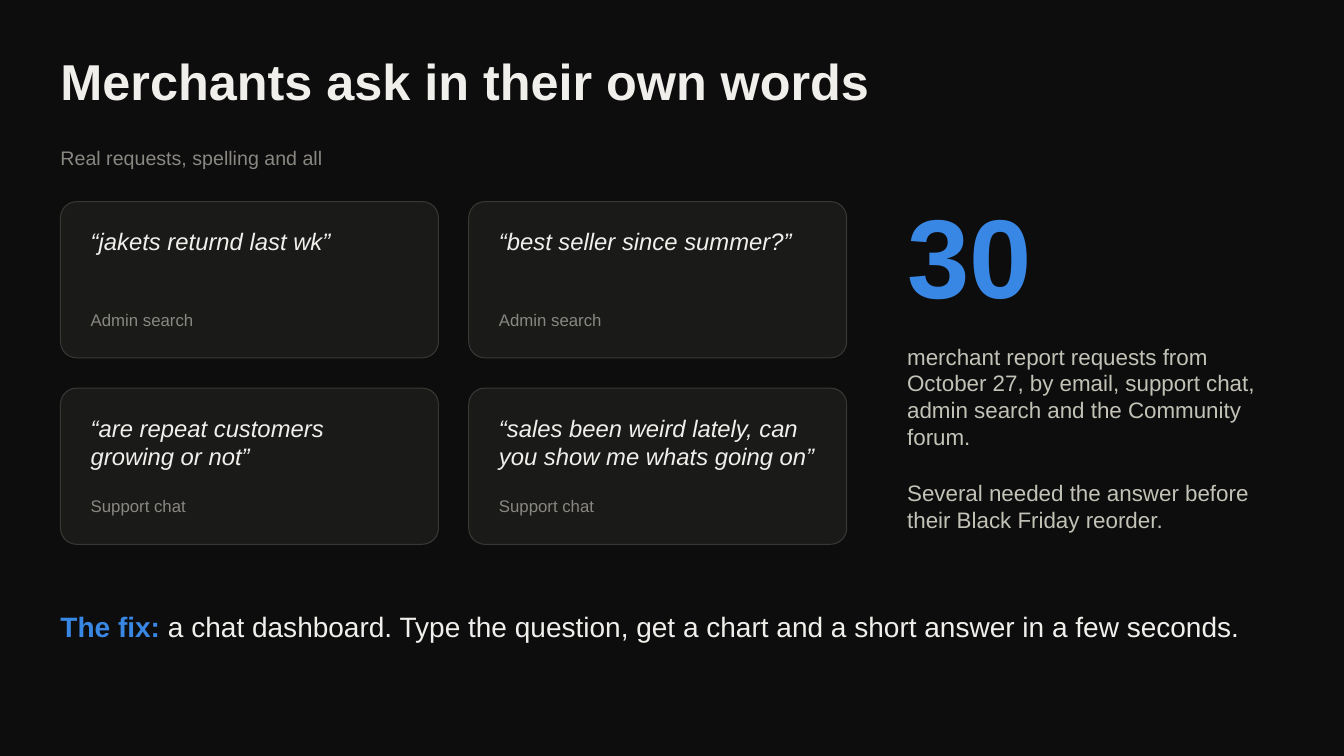
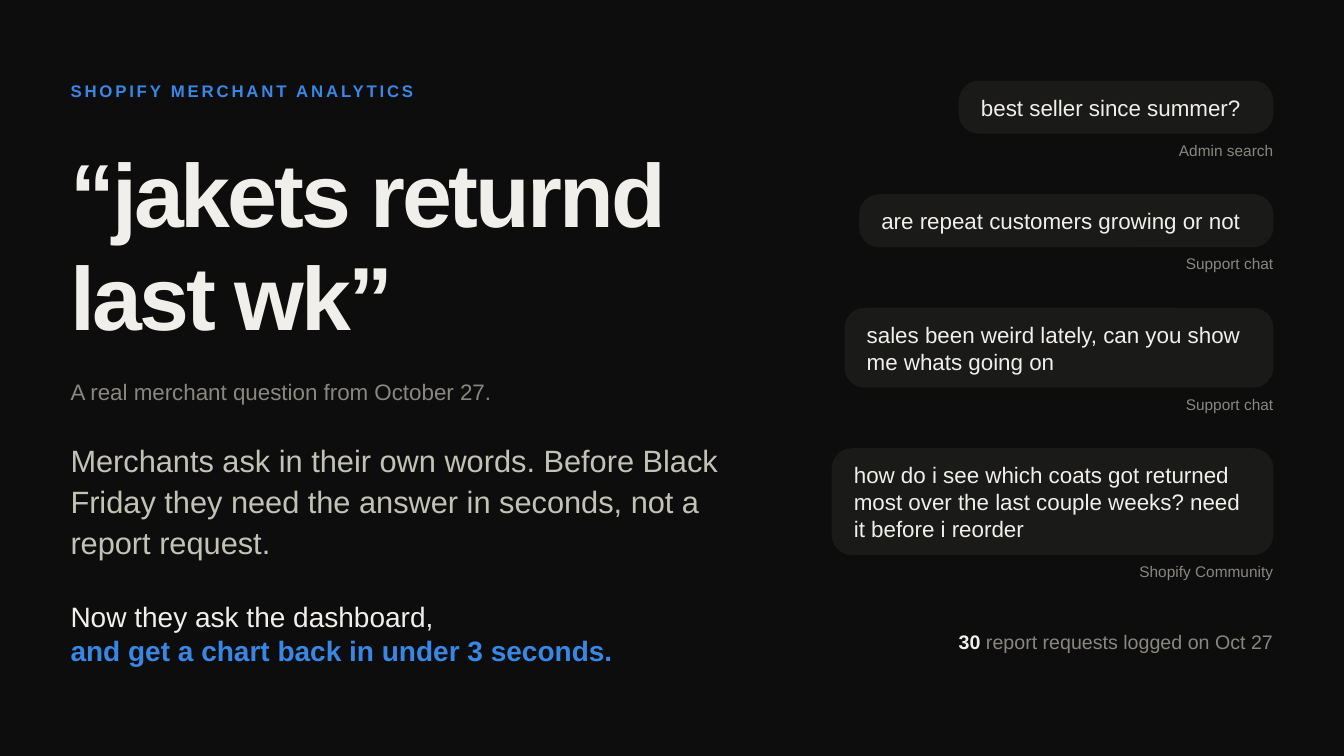
Before and after one commit to fuyofulo/shopify-merchant-analytics, a slide deck: slide 1 of deck/shopify-merchant-analytics.pptx. Drawn at 1344x756 pixels with LibreOffice and Linux fonts; fonts in the diff are those of the drawing. Boxes give left, top, right and bottom in pixels: in the first picture for what was removed or moved away, otherwise in the second. Text is boxed around its words. In the diff, an @@ line names an element or a change of style, - is before the commit and + after.

```diff
--- a/deck/shopify-merchant-analytics.pptx
+++ b/deck/shopify-merchant-analytics.pptx
@@ title removed at (x1=60, y1=63, x2=869, y2=101) @@
-Merchants ask in their own words
@@ outline #383835 0.75 pt to none; proportions changed in 3 elements at (x1=845, y1=308, x2=1273, y2=387), (x1=859, y1=195, x2=1273, y2=248), (x1=959, y1=81, x2=1273, y2=134) @@
@@ rounded rectangle resized from (x1=469, y1=202, x2=847, y2=358) to (x1=959, y1=81, x2=1273, y2=134) @@
@@ text at (x1=981, y1=99, x2=1240, y2=117): text changed; size 17 to 16 pt; italic off @@
-“best seller since summer?”
+best seller since summer?
@@ text "Admin search" moved from (x1=499, y1=314, x2=601, y2=326) to (x1=1179, y1=145, x2=1273, y2=156) @@
@@ text at (x1=60, y1=151, x2=323, y2=169): text changed; size 14 to 12 pt; text colour #898781 to #3987E5; bold on @@
-Real requests, spelling and all
+SHOPIFY MERCHANT ANALYTICS
@@ title at (x1=71, y1=162, x2=666, y2=331): text changed; size 17 to 64 pt; bold on; italic off @@
-“jakets returnd last wk”
+“jakets returnd
+last wk”
@@ rounded rectangle removed at (x1=60, y1=202, x2=439, y2=358) @@
@@ rounded rectangle resized from (x1=60, y1=388, x2=439, y2=544) to (x1=859, y1=195, x2=1273, y2=248) @@
@@ text at (x1=881, y1=212, x2=1240, y2=234): text changed; size 17 to 16 pt; italic off @@
-“are repeat customers growing or not”
+are repeat customers growing or not
@@ text removed at (x1=907, y1=219, x2=1032, y2=300) @@
-30
@@ text "Support chat" moved from (x1=91, y1=500, x2=186, y2=516) to (x1=1186, y1=258, x2=1273, y2=272) @@
@@ text removed at (x1=91, y1=314, x2=193, y2=326) @@
-Admin search
@@ rounded rectangle resized from (x1=469, y1=388, x2=847, y2=544) to (x1=845, y1=308, x2=1273, y2=387) @@
@@ text at (x1=867, y1=326, x2=1240, y2=375): text changed; size 17 to 16 pt; italic off @@
-“sales been weird lately, can you show me whats going on”
+sales been weird lately, can you show
+me whats going on
@@ text added at (x1=71, y1=384, x2=491, y2=405), 16 pt, text #898781 @@
+A real merchant question from October 27.
@@ size 12 to 11 pt; alignment left to right in 3 elements at (x1=1179, y1=145, x2=1273, y2=156), (x1=1186, y1=258, x2=1273, y2=272), (x1=1186, y1=399, x2=1273, y2=413) @@
@@ text "Support chat" moved from (x1=499, y1=500, x2=594, y2=516) to (x1=1186, y1=399, x2=1273, y2=413) @@
@@ text added at (x1=71, y1=449, x2=718, y2=559), 22 pt, text #C3C2B7 @@
+Merchants ask in their own words. Before Black Friday they need the answer in seconds, not a report request.
@@ rounded rectangle added at (x1=832, y1=449, x2=1273, y2=556), fill #1A1A19 @@
@@ vertical alignment top to middle in 4 elements at (x1=981, y1=99, x2=1240, y2=117), (x1=881, y1=212, x2=1240, y2=234), (x1=867, y1=326, x2=1240, y2=375), (x1=854, y1=466, x2=1240, y2=538) @@
@@ text at (x1=854, y1=466, x2=1240, y2=538): text changed; text colour #C3C2B7 to #F0EFEC @@
-merchant report requests from October 27, by email, support chat, admin search and the Community forum.
+how do i see which coats got returned
+most over the last couple weeks? need
+it before i reorder
@@ text at (x1=1139, y1=566, x2=1273, y2=580): text changed; size 16 to 11 pt; text colour #C3C2B7 to #898781 @@
-Several needed the answer before their Black Friday reorder.
+Shopify Community
@@ text at (x1=71, y1=606, x2=612, y2=666): text changed; text colour #F0EFEC to #3987E5; bold on @@
-The fix: a chat dashboard. Type the question, get a chart and a short answer in a few seconds.
+Now they ask the dashboard,
+and get a chart back in under 3 seconds.
@@ text added at (x1=959, y1=635, x2=1273, y2=653), 14 pt, text #898781 @@
+30 report requests logged on Oct 27
```
Also in this commit, not shown: 5 other slides changed, 2 other files.
